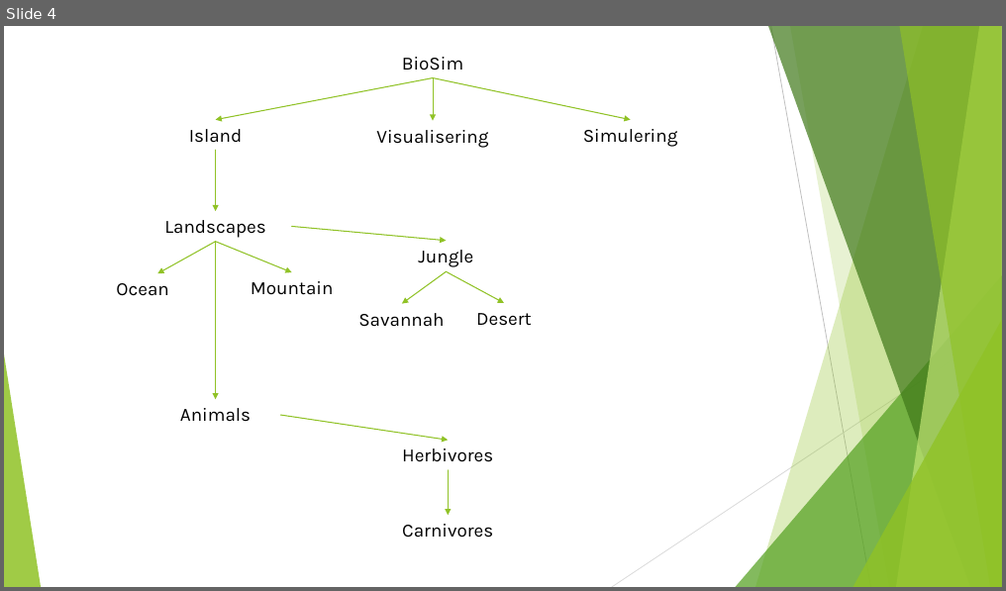
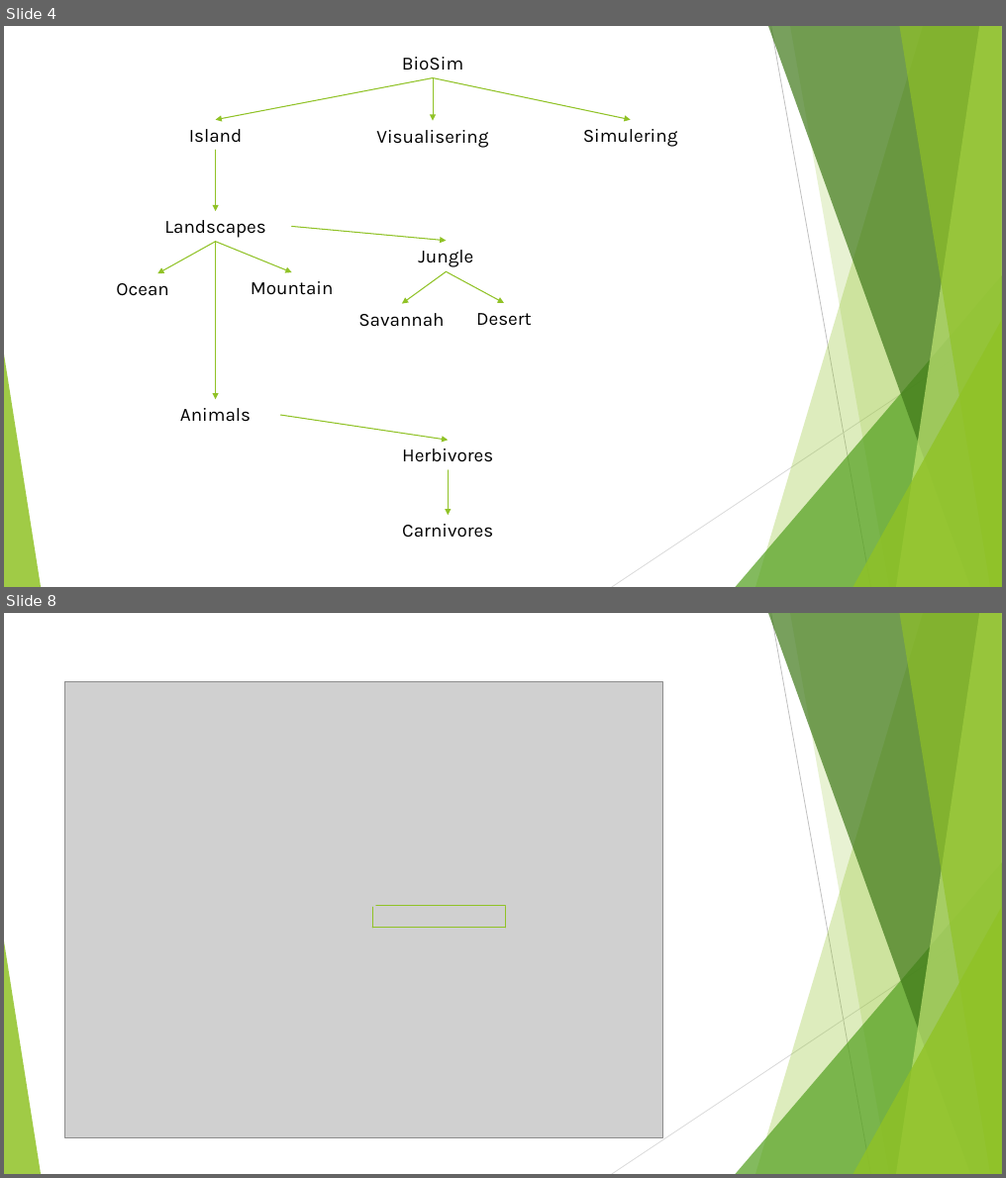
Before and after one commit to larly77/biosim-project, a slide deck: presentation/presbiosim.pptx. Shown one above the other, each under a label of ours: slide 4 before the commit, slides 4 and 8 after it; the slides between them are not shown. The pictures are 1006x591 and 1006x1178 pixels, drawn with LibreOffice and Linux fonts; fonts in the diff are those of the drawing; grey boxes stand for pictures. Boxes give left, top, right and bottom in pixels: in the first picture for what was removed or moved away, otherwise in the second. Text is boxed around its words. In the diff, an @@ line names an element or a change of style, - is before the commit and + after.

```diff
--- a/presentation/presbiosim.pptx
+++ b/presentation/presbiosim.pptx
@@ slide 8 added at box(4, 613, 1002, 1174), background #FFFFFF; not listed: 10 template elements that a slide beside it also shows @@
@@ picture added at box(64, 682, 662, 1139) @@
@@ line added from (372, 928) to (372, 907), #90C226 1 pt @@
@@ line added from (376, 905) to (383, 905), #90C226 1 pt @@
@@ line added from (380, 905) to (506, 905), #90C226 1 pt @@
@@ line added from (506, 906) to (506, 928), #90C226 1 pt @@
@@ line added from (506, 928) to (372, 928), #90C226 1 pt @@
```
Also in this commit, not shown: 5 other slides added, 2 slides removed.
